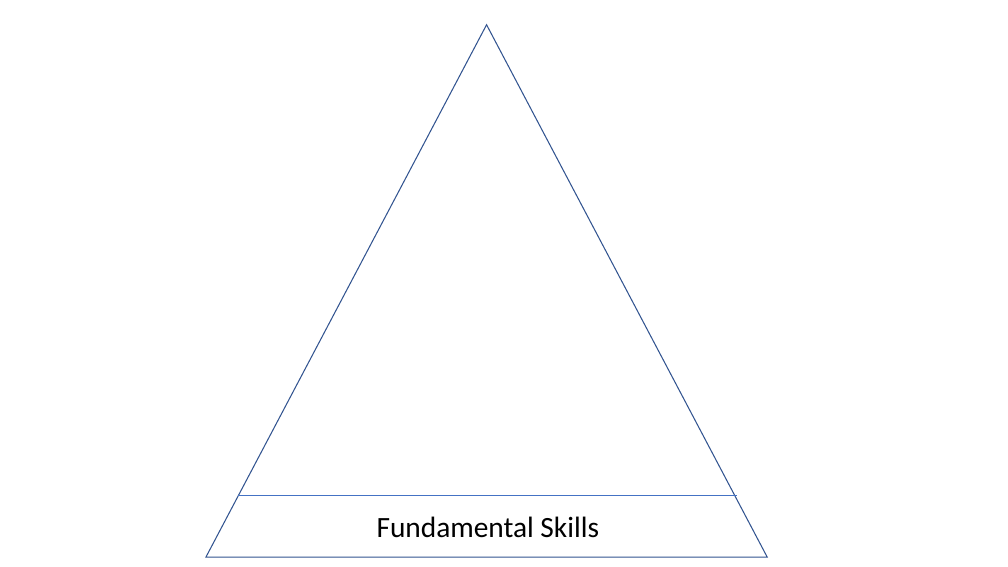
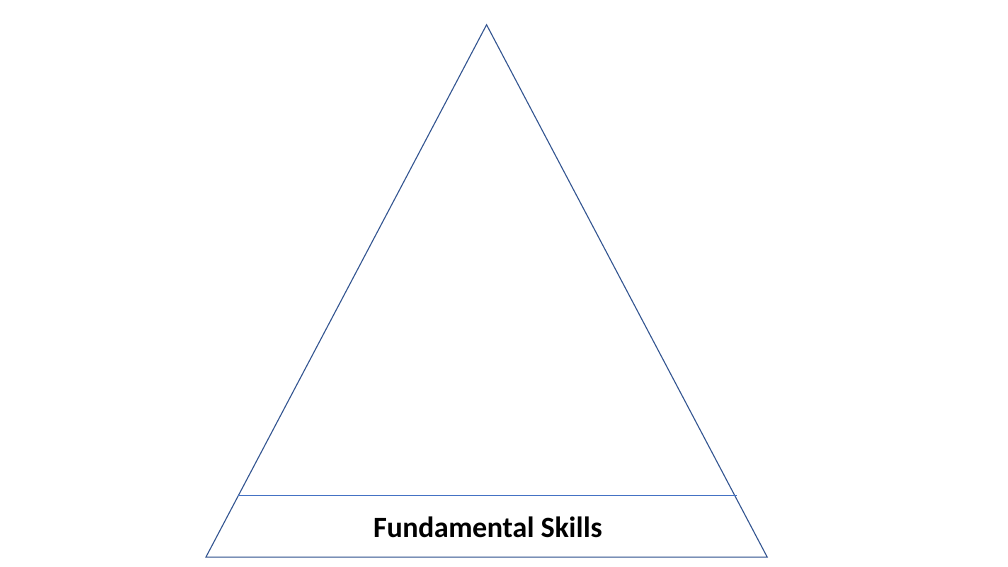
Before and after one commit to VladimirMakarevich/presentations, a slide deck: slide 6 of softskills/self management/self_management.pptx. Drawn at 1008x567 pixels with LibreOffice and Linux fonts; fonts in the diff are those of the drawing. Boxes give left, top, right and bottom in pixels: in the first picture for what was removed or moved away, otherwise in the second. Text is boxed around its words. In the diff, an @@ line names an element or a change of style, - is before the commit and + after.

```diff
--- a/softskills/self management/self_management.pptx
+++ b/softskills/self management/self_management.pptx
@@ text "Fundamental Skills" at box(373, 516, 602, 538): bold on @@
```
Also in this commit, not shown: 6 other slides changed, 5 slides added.
